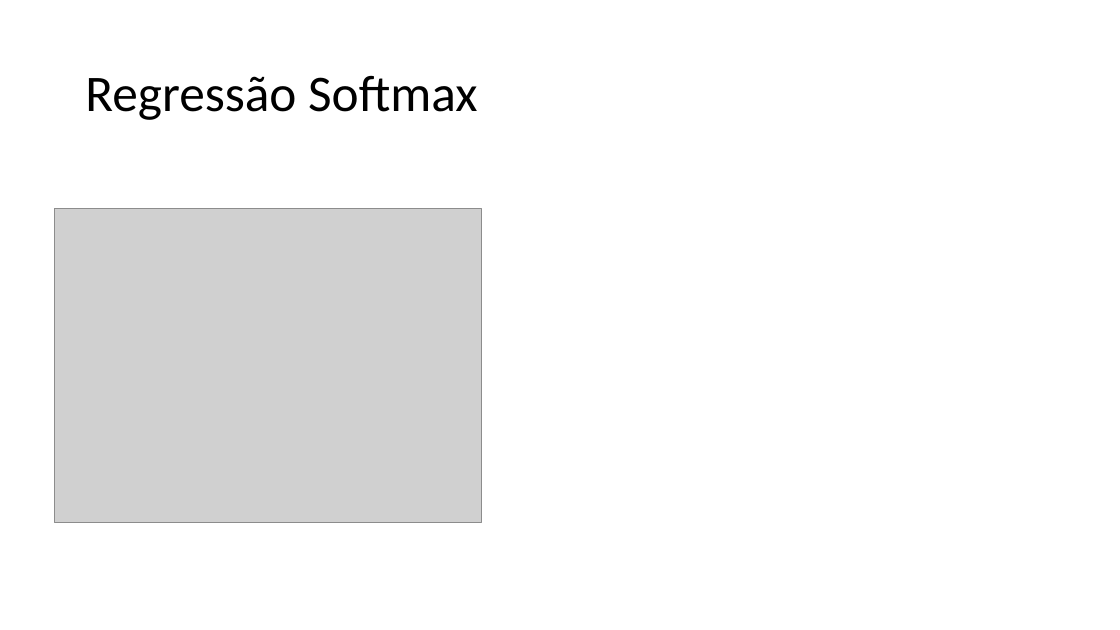
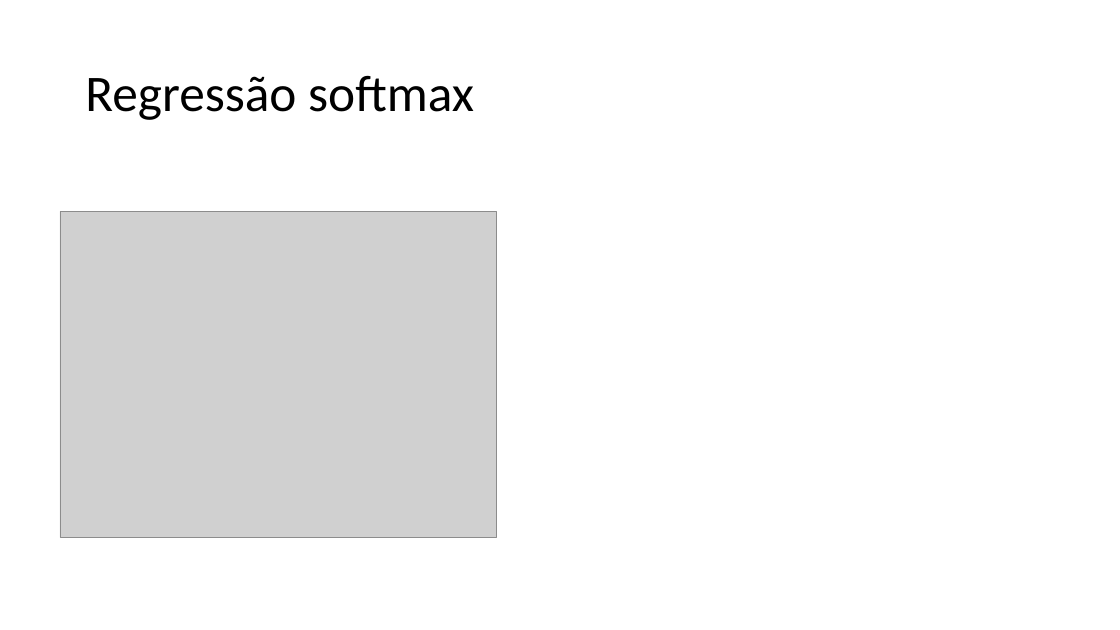
Before and after one commit to zz4fap/t320_aprendizado_de_maquina, a slide deck: slide 18 of slides/T320_Classificação (Parte IV).pptx (slide 19 before the commit). Drawn at 1120x630 pixels with LibreOffice and Linux fonts; fonts in the diff are those of the drawing; grey boxes stand for pictures. Boxes give left, top, right and bottom in pixels: in the first picture for what was removed or moved away, otherwise in the second. Text is boxed around its words. In the diff, an @@ line names an element or a change of style, - is before the commit and + after.

```diff
--- a/slides/T320_Classificação (Parte IV).pptx
+++ b/slides/T320_Classificação (Parte IV).pptx
@@ title at (85, 75, 474, 120): text changed @@
-Regressão Softmax
+Regressão softmax
@@ picture: place and size @@
-picture at (55, 208, 481, 523)
+picture at (60, 212, 497, 538)
```
Also in this commit, not shown: 11 other slides changed, 1 slide added, 3 slides removed, 2 other files.
